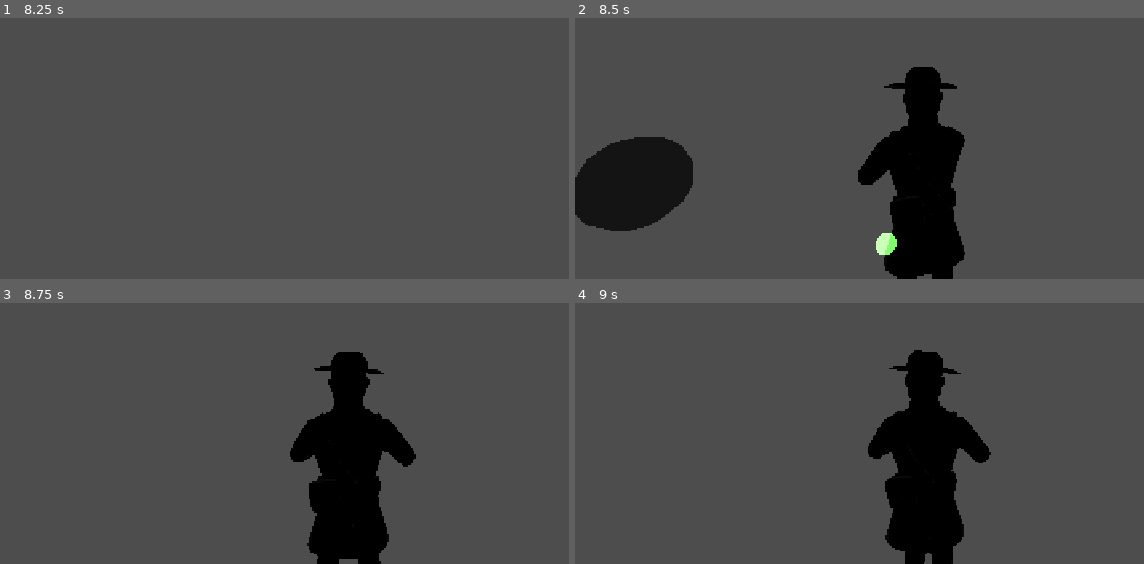
Above: before the commit, frames 1-4 (two rows, left to right).
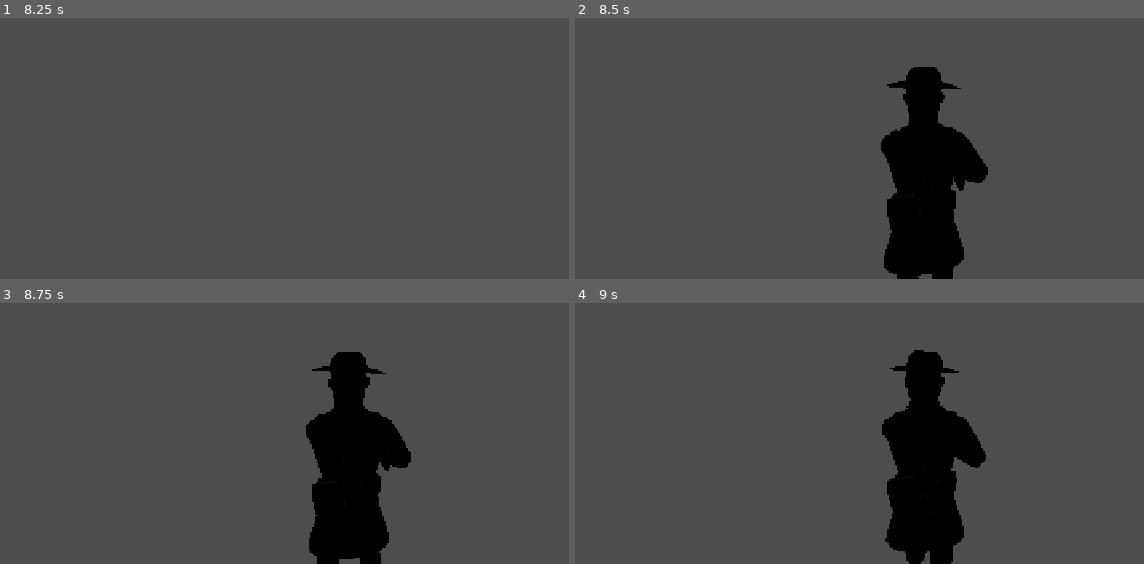
Above: after the commit, the same moments.

Repository: Betololo/WarChampions
Game: Godot game, scene res://tests/test_runner.tscn
The game is run twice, just before and just after one commit, with the same random seed, the same clock (stepped at 60 frames per second) and the same inputs. This scene is started directly instead of the project's main scene.
Inputs (mouse positions are in pixels of both pictures, inside the frame that each line leads up to):
- Up to frame 1 (8.25 s): tap Enter at 0.5, 2, 3.5 s; move the mouse to (443, 51) at 0.52 s; hold W 0.53-5.78 s; tap P at 0.6 s; click (443, 51) at 0.67 s; tap Space at 0.77, 1.07, 1.25, 1.52, 1.82, 2.75, 3.02, 3.32, 3.77, 4.07, 4.25, 4.52, 4.82, 6.02, 6.32, 6.77, 7.07, 7.52, 7.82 s; move the mouse to (358, 54) at 1.27 s; tap M at 1.35 s; move the mouse to (421, 46) at 2.02 s; tap 5 at 2.1 s; move the mouse to (392, 62) at 2.77 s; tap 6 at 2.85 s; click (392, 62) at 2.92 s; move the mouse to (460, 59) at 3.52 s; tap 7 at 3.6 s; move the mouse to (341, 49) at 4.27 s; tap 8 at 4.35 s; move the mouse to (409, 54) at 5.02 s; tap 9 at 5.1 s; click (409, 54) at 5.17 s; move the mouse to (369, 44) at 5.77 s; hold D 5.78-6.53 s; tap 0 at 5.85 s; move the mouse to (443, 51) at 6.52 s; hold W from 6.53 s (still down); tap Z at 6.6 s; move the mouse to (358, 54) at 7.27 s; tap X at 7.35 s; click (358, 54) at 7.42 s; move the mouse to (421, 46) at 8.02 s; tap V at 8.1 s
- Up to frame 2 (8.5 s): keep holding W
- Up to frame 3 (8.75 s): keep holding W
- Up to frame 4 (9 s): move the mouse to (967, 347) at 8.77 s; release W at 8.78 s; hold A from 8.78 s (still down); tap B at 8.85 s

Frame 1 is identical in both runs. In frame 2, 7.6% of the frame differs, in the area x 0-73%, y 18-100%; in frame 3, 0.8%; in frame 4, 0.7%.

Commit message:
fix(phase10): resolve ENet slot/sixth-sense sync, cleave/explosion occlusion, poison VFX, and APC polish

Diff:
--- a/core/main_game.gd
+++ b/core/main_game.gd
@@ -540,9 +540,10 @@
 				hero.skill_manager.step_server(delta, hero.latest_server_input, combat_ctx)
 
 			if hero.current_vehicle_id < 0 and not hero.weapons.is_empty():
-				var slot: int = clampi(hero.latest_server_input.selected_weapon_slot, 0, hero.weapons.size() - 1)
-				hero.selected_weapon_slot = slot
-				var w: WeaponBase = hero.weapons[slot] as WeaponBase
+				var incoming_slot: int = clampi(hero.latest_server_input.selected_weapon_slot, 0, hero.weapons.size() - 1)
+				if hero.should_apply_client_weapon_slot(incoming_slot, hero.latest_server_input.tick):
+					hero.selected_weapon_slot = incoming_slot
+				var w: WeaponBase = hero.weapons[hero.selected_weapon_slot] as WeaponBase
 				if w != null:
 					var was_reloading: bool = w.is_reloading
 					w.step_timers(delta, hero.latest_server_input)
@@ -562,7 +563,9 @@
 					hero.current_vehicle_id,
 					hero.current_seat_index,
 					hero.knockback_seq,
-					hero.active_buffs
+					hero.active_buffs,
+					hero.selected_weapon_slot,
+					hero.forced_weapon_seq
 				)
 				NetworkManager.send_authoritative_state(hero.entity_id, packed)
 
--- a/core/network/net_serializer.gd
+++ b/core/network/net_serializer.gd
@@ -107,7 +107,9 @@
 	vehicle_id: int,
 	seat_idx: int,
 	knockback_seq: int,
-	buffs: int = 0
+	buffs: int = 0,
+	weapon_slot: int = -1,
+	forced_weapon_seq: int = 0
 ) -> PackedByteArray:
 	var buf := StreamPeerBuffer.new()
 	buf.put_u32(ack_tick)
@@ -124,6 +126,8 @@
 	buf.put_8(clampi(seat_idx, -1, 127))
 	buf.put_u8(knockback_seq & 0xFF)
 	buf.put_u16(buffs & 0xFFFF)
+	buf.put_8(clampi(weapon_slot, -1, 127))
+	buf.put_u8(forced_weapon_seq & 0xFF)
 	return buf.data_array
 
 
@@ -141,6 +145,8 @@
 	var seat_idx: int = buf.get_8()
 	var knockback_seq: int = buf.get_u8()
 	var buffs: int = buf.get_u16() if bytes.size() >= 40 else 0
+	var weapon_slot: int = buf.get_8() if bytes.size() >= 41 else -1
+	var forced_weapon_seq: int = buf.get_u8() if bytes.size() >= 42 else 0
 	return {
 		"ack_tick": ack_tick,
 		"pos": pos,
@@ -152,6 +158,8 @@
 		"seat_idx": seat_idx,
 		"knockback_seq": knockback_seq,
 		"buffs": buffs,
+		"weapon_slot": weapon_slot,
+		"forced_weapon_seq": forced_weapon_seq,
 	}
 
 
--- a/entities/characters/hero_character.gd
+++ b/entities/characters/hero_character.gd
@@ -56,6 +56,11 @@
 var aim_pitch: float = 0.0
 var selected_weapon_slot: int = 0
 var _last_weapon_slot: int = 1
+var forced_weapon_seq: int = 0
+var _last_forced_weapon_seq: int = 0
+var _pending_forced_slot: int = -1
+var _pending_forced_from_slot: int = -1
+var _pending_forced_cmd_tick: int = -1
 var _prev_seat_keys: int = 0
 var current_vehicle_id: int = -1
 var current_seat_index: int = -1
@@ -774,7 +779,11 @@
 		_hips_pivot.rotation.x = 0.0
 		if current_seat_pose == "hidden":
 			return
-		var can_shoot_seat: bool = current_seat_can_shoot or current_seat_index > 0
+		var veh: VehicleBase = _resolve_current_vehicle()
+		var cur_seat: VehicleBase.SeatSlot = veh.get_seat(current_seat_index) if veh != null else null
+		var can_shoot_seat: bool = cur_seat.can_shoot if cur_seat != null else (current_seat_can_shoot or current_seat_index > 0)
+		if cur_seat != null and cur_seat.follow_turret:
+			can_shoot_seat = false
 		if _held_weapon_root != null:
 			_held_weapon_root.visible = can_shoot_seat
 		if current_seat_pose == "sit":
@@ -797,7 +806,6 @@
 			_head_pivot.rotation.y = 0.0
 			_pose_held_weapon_and_arms(0.0, fire_blend, kick, reloading)
 		else:
-			var veh: VehicleBase = _resolve_current_vehicle()
 			if veh != null:
 				var veh_fwd: Vector3 = -veh.global_transform.basis.z
 				var veh_yaw: float = atan2(-veh_fwd.x, -veh_fwd.z)
@@ -1248,6 +1256,36 @@
 	selected_weapon_slot = clamped
 
 
+## Forces a server-authoritative weapon switch (e.g. Poisoned Blade) and holds it against stale in-flight client inputs.
+func force_server_weapon_slot(target_slot: int, cmd_tick: int = -1) -> void:
+	var max_slot: int = maxi(0, weapons.size() - 1)
+	var clamped: int = clampi(target_slot, 0, max_slot)
+	var prev_slot: int = selected_weapon_slot
+	switch_weapon_slot(clamped)
+	forced_weapon_seq = (forced_weapon_seq + 1) & 0xFF
+	if forced_weapon_seq == 0:
+		forced_weapon_seq = 1
+	_pending_forced_slot = clamped
+	_pending_forced_from_slot = prev_slot
+	_pending_forced_cmd_tick = cmd_tick
+
+
+## Returns true if the incoming client weapon slot should overwrite selected_weapon_slot.
+func should_apply_client_weapon_slot(incoming_slot: int, cmd_tick: int) -> bool:
+	if _pending_forced_slot < 0:
+		return true
+	if incoming_slot == _pending_forced_slot:
+		_pending_forced_slot = -1
+		return true
+	if _pending_forced_cmd_tick >= 0 and cmd_tick > _pending_forced_cmd_tick + 45:
+		_pending_forced_slot = -1
+		return true
+	if _pending_forced_cmd_tick >= 0 and cmd_tick > _pending_forced_cmd_tick and incoming_slot != _pending_forced_from_slot:
+		_pending_forced_slot = -1
+		return true
+	return false
+
+
 func quick_switch_last_weapon() -> void:
 	var w_count: int = weapons.size()
 	if w_count <= 1:
@@ -1284,7 +1322,8 @@
 
 	aim_yaw = cmd.aim_yaw
 	aim_pitch = cmd.aim_pitch
-	selected_weapon_slot = cmd.selected_weapon_slot
+	if should_apply_client_weapon_slot(cmd.selected_weapon_slot, cmd.tick):
+		selected_weapon_slot = clampi(cmd.selected_weapon_slot, 0, weapons.size() - 1) if not weapons.is_empty() else cmd.selected_weapon_slot
 
 	_knockback_stun_timer = maxf(0.0, _knockback_stun_timer - delta)
 	if _knockback_stun_timer > 0.0 or velocity.y > 0.5:
@@ -1390,8 +1429,17 @@
 	elif cmd.move_dir.length_squared() > 0.05 or not grounded:
 		is_emoting = false
 
-	# Update flags bitmask
-	active_flags = 0
+	# Update flags bitmask while preserving server-synced status bits
+	const PRESERVED_STATUS_FLAGS: int = (
+		NetSerializer.SNAP_BURNING
+		| NetSerializer.SNAP_POISONED
+		| NetSerializer.SNAP_SPEED_BOOST
+		| NetSerializer.SNAP_SIXTH_SENSE
+		| NetSerializer.SNAP_EAT_GRENADES
+		| NetSerializer.SNAP_MARKED_TARGET
+		| NetSerializer.SNAP_KEG_CONCUSSED
+	)
+	active_flags &= PRESERVED_STATUS_FLAGS
 	if is_on_floor():
 		active_flags |= NetSerializer.SNAP_GROUNDED
 	if is_parachuting:
@@ -1606,6 +1654,26 @@
 	var auth_vel: Vector3 = state.get("vel", velocity)
 	var auth_flags: int = int(state.get("flags", 0))
 	active_buffs = int(state.get("buffs", active_buffs))
+	const AUTH_STATUS_MASK: int = (
+		NetSerializer.SNAP_STEALTHED
+		| NetSerializer.SNAP_SHIELDED
+		| NetSerializer.SNAP_BURNING
+		| NetSerializer.SNAP_POISONED
+		| NetSerializer.SNAP_SPEED_BOOST
+		| NetSerializer.SNAP_SIXTH_SENSE
+		| NetSerializer.SNAP_EAT_GRENADES
+		| NetSerializer.SNAP_MARKED_TARGET
+		| NetSerializer.SNAP_KEG_CONCUSSED
+	)
+	active_flags = (active_flags & ~AUTH_STATUS_MASK) | (auth_flags & AUTH_STATUS_MASK)
+	is_stealthed = (auth_flags & NetSerializer.SNAP_STEALTHED) != 0
+	var auth_weapon_slot: int = int(state.get("weapon_slot", -1))
+	var auth_forced_seq: int = int(state.get("forced_weapon_seq", 0))
+	var forced_weapon_applied: bool = false
+	if auth_forced_seq != _last_forced_weapon_seq and auth_weapon_slot >= 0:
+		_last_forced_weapon_seq = auth_forced_seq
+		switch_weapon_slot(auth_weapon_slot)
+		forced_weapon_applied = true
 	hp = int(state.get("hp", hp))
 	shield = int(state.get("shield", shield))
 	var prev_vid: int = current_vehicle_id
@@ -1686,6 +1754,8 @@
 			is_on_floor(),
 			entry.prev_jump_held
 		)
+	if forced_weapon_applied and auth_weapon_slot >= 0:
+		selected_weapon_slot = clampi(auth_weapon_slot, 0, maxi(0, weapons.size() - 1))
 
 	if err_dist <= 4.0:
 		var new_delta: Vector3 = old_visual_pos - global_position
@@ -1828,6 +1898,7 @@
 	is_defeated = false
 	collision_layer = 2
 	reset_weapons_full()
+	_pending_forced_slot = -1
 	_defeat_elapsed = 0.0
 	_airborne_fall_time = 0.0
 	_knockback_stun_timer = 0.0
--- a/entities/skills/commando_skills.gd
+++ b/entities/skills/commando_skills.gd
@@ -114,9 +114,7 @@
 			if owner_hero.status_effects != null:
 				owner_hero.status_effects.activate_poisoned_blade(10.0 + float(rank) * 3.0, 8.0 + float(rank))
 				if owner_hero.weapons.size() > 1 and (owner_hero.weapons[1] as WeaponBase).weapon_kind == WeaponBase.WeaponKind.KNIFE:
-					owner_hero.switch_weapon_slot(1)
-					if cmd != null:
-						cmd.selected_weapon_slot = 1
+					owner_hero.force_server_weapon_slot(1, cmd.tick if cmd != null else -1)
 				return true
 			return false
 
--- a/entities/skills/status_effect_container.gd
+++ b/entities/skills/status_effect_container.gd
@@ -539,6 +539,8 @@
 	if h == null or not is_instance_valid(h) or h.is_defeated:
 		return false
 	if (h.active_flags & NetSerializer.SNAP_SIXTH_SENSE) != 0:
+		return true
+	if (h.active_buffs & NetSerializer.BUFF_SIXTH_SENSE) != 0:
 		return true
 	return h.status_effects != null and h.status_effects.sixth_sense_timer > 0.0
 
--- a/entities/vehicles/vehicle_apc.gd
+++ b/entities/vehicles/vehicle_apc.gd
@@ -46,7 +46,8 @@
 	_apply_arcade_drive(delta, drv_cmd, MAX_SPEED, ACCEL, STEER_RATE, LATERAL_GRIP, IDLE_DRAG, 0.65)
 	var throttle: float = -drv_cmd.move_dir.y if drv_cmd != null else 0.0
 	_assist_curb_climb(throttle, 2.5, 0.55)
-	_process_roadkill(driver, context, Vector2(1.35, 2.45), 5.5)
+	if driver != null:
+		_process_roadkill(driver, context, Vector2(1.35, 2.45), 5.5)
 
 	var heroes_by_id: Dictionary = context.get("heroes_by_id", _last_heroes_by_id)
 	var gunner: HeroCharacter = get_gunner_hero(heroes_by_id)
--- a/entities/vehicles/vehicle_base.gd
+++ b/entities/vehicles/vehicle_base.gd
@@ -131,11 +131,14 @@
 	return not is_aircraft() and not is_watercraft() and vehicle_type != VehicleType.AA_GUN
 
 
+func _get_world_y() -> float:
+	return global_position.y if is_inside_tree() else position.y
+
+
 func is_submerged_in_water() -> bool:
 	if not is_ground_vehicle():
 		return false
-	var cur_y: float = global_position.y if is_inside_tree() else position.y
-	return cur_y <= HeroCharacter.WATER_LEVEL - 0.35
+	return _get_world_y() <= HeroCharacter.WATER_LEVEL - 0.35
 
 
 func _setup_vehicle_stats_and_seats() -> void:
@@ -511,7 +514,7 @@
 		return
 	if is_submerged_in_water():
 		_water_submerge_timer += delta
-		if (global_position.y if is_inside_tree() else position.y) <= HeroCharacter.WATER_LEVEL - 0.70 or _water_submerge_timer >= 0.40:
+		if _get_world_y() <= HeroCharacter.WATER_LEVEL - 0.70 or _water_submerge_timer >= 0.40:
 			hp = 0
 			_on_destroyed(-1)
 			return
--- a/entities/weapons/hitscan_weapon.gd
+++ b/entities/weapons/hitscan_weapon.gd
@@ -126,6 +126,8 @@
 			var max_cleave_dist: float = max_range_m + 0.55
 			var best_melee_dist: float = max_cleave_dist + 0.01
 			var best_melee_enemy: HeroCharacter = null
+			var cleave_space: PhysicsDirectSpaceState3D = owner_hero.get_world_3d().direct_space_state if owner_hero.is_inside_tree() and owner_hero.get_world_3d() != null else null
+			var cleave_exclude: Array[RID] = [owner_hero.get_rid()]
 			for hid_key in heroes_by_id.keys():
 				var cand: HeroCharacter = heroes_by_id[hid_key] as HeroCharacter
 				if cand == null or not is_instance_valid(cand) or cand.is_defeated:
@@ -141,6 +143,16 @@
 				var to_cand_xz := Vector3(cand_pos.x - owner_pos.x, 0.0, cand_pos.z - owner_pos.z)
 				if to_cand_xz.length_squared() > 0.0001 and to_cand_xz.normalized().dot(shot_xz) < 0.45:
 					continue
+				if cleave_space != null and owner_pos.distance_squared_to(cand_pos) > 0.001:
+					var wall_q := PhysicsRayQueryParameters3D.create(
+						owner_pos + Vector3(0.0, 1.15, 0.0),
+						cand_pos + Vector3(0.0, 1.15, 0.0),
+						1,
+						cleave_exclude
+					)
+					var wall_hit: Dictionary = cleave_space.intersect_ray(wall_q)
+					if not wall_hit.is_empty():
+						continue
 				if d < best_melee_dist:
 					best_melee_dist = d
 					best_melee_enemy = cand
@@ -254,9 +266,13 @@
 			var init_pdmg: int = maxi(1, int(roundf(owner_hero.status_effects.get_poison_dps() * 0.5)))
 			var p_dealt: int = victim.apply_damage_server(init_pdmg, owner_hero.entity_id, false, false, true)
 			dealt += p_dealt
-			dmg += init_pdmg
+			if p_dealt > 0:
+				dmg += p_dealt
 			var v_pos: Vector3 = victim.global_position if victim.is_inside_tree() else victim.position
-			StatusEffectsVFX.spawn_cartoon_burst(owner_hero.get_parent(), v_pos + Vector3(0.0, 1.1, 0.0), "heal", 0.85)
+			NetworkManager.broadcast_game_event("hit_vfx", {
+				"pos": v_pos + Vector3(0.0, 1.1, 0.0),
+				"kind": "heal",
+			})
 
 	# Frenzy Fire: Every 4th accurate MG hit heals Gunner
 	if weapon_kind == WeaponKind.MG and owner_hero.status_effects != null and owner_hero.status_effects.has_method("has_frenzy_fire") and owner_hero.status_effects.has_frenzy_fire():
--- a/entities/weapons/projectile_entity.gd
+++ b/entities/weapons/projectile_entity.gd
@@ -377,8 +377,11 @@
 						var ray_to: Vector3 = h.global_position + Vector3(0.0, 1.25, 0.0)
 						var occ_q := PhysicsRayQueryParameters3D.create(ray_from, ray_to, 1)
 						var occ_hit: Dictionary = occ_space.intersect_ray(occ_q)
-						if not occ_hit.is_empty() and absf((occ_hit.get("normal", Vector3.UP) as Vector3).y) < 0.45:
-							continue
+						if not occ_hit.is_empty():
+							var occ_normal: Vector3 = occ_hit.get("normal", Vector3.UP)
+							var is_curb_or_ground: bool = occ_normal.y >= 0.45 and absf(h.global_position.y - global_position.y) < 1.8
+							if not is_curb_or_ground:
+								continue
 				var falloff: float = clampf(1.0 - (eff_dist / splash_radius) * 0.55, 0.45, 1.0)
 				var horiz_vec := Vector3(h.global_position.x - global_position.x, 0.0, h.global_position.z - global_position.z)
 				var horiz_dir: Vector3 = horiz_vec.normalized() if horiz_vec.length_squared() > 0.001 else Vector3.FORWARD
--- a/tests/test_runner.gd
+++ b/tests/test_runner.gd
@@ -5043,6 +5043,7 @@
 
 
 func _test_phase10_all_8_items() -> void:
+	NetworkManager.shutdown_network()
 	var arena := Node3D.new()
 	add_child(arena)
 
@@ -5125,26 +5126,93 @@
 	sniper_h.global_position = Vector3(0.0, 0.0, 0.0)
 	sniper_h.switch_weapon_slot(0)
 	var pb_cmd := InputCmd.new()
+	pb_cmd.tick = 200
 	pb_cmd.aim_yaw = 0.0
 	pb_cmd.aim_pitch = 0.0
 	pb_cmd.selected_weapon_slot = 0
-	var pb_exec_ok: bool = sniper_h.skill_manager._execute_class_skill(2, 5, pb_cmd, p10_ctx)
-	var auto_knife_ok: bool = (sniper_h.selected_weapon_slot == 1 and pb_cmd.selected_weapon_slot == 1)
+	pb_cmd.set_button(InputCmd.BTN_SKILL_3, true)
+	sniper_h.latest_server_input = pb_cmd
+	var pb_heal_vfx_seen: Array[bool] = [false]
+	var pb_vfx_cb := func(ev_type: String, payload: Dictionary) -> void:
+		if ev_type == "hit_vfx" and str(payload.get("kind", "")) == "heal":
+			pb_heal_vfx_seen[0] = true
+	NetworkManager.game_event_received.connect(pb_vfx_cb)
+	sniper_h.skill_manager.step_server(1.0 / 60.0, sniper_h.latest_server_input, p10_ctx)
+	var pb_exec_ok: bool = sniper_h.status_effects.has_poisoned_blade()
+	var incoming_same_tick: int = clampi(sniper_h.latest_server_input.selected_weapon_slot, 0, sniper_h.weapons.size() - 1)
+	if sniper_h.should_apply_client_weapon_slot(incoming_same_tick, sniper_h.latest_server_input.tick):
+		sniper_h.selected_weapon_slot = incoming_same_tick
+	var auto_knife_ok: bool = (sniper_h.selected_weapon_slot == 1 and pb_cmd.selected_weapon_slot == 0)
 	var hp_before_cleave: int = target_s.hp
 	var knife_w: WeaponBase = sniper_h.weapons[1] as WeaponBase
 	knife_w.fire_server(pb_cmd, p10_ctx)
+	NetworkManager.game_event_received.disconnect(pb_vfx_cb)
 	var hp_after_cleave: int = target_s.hp
 	var immediate_poison_ok: bool = (
 		hp_after_cleave <= hp_before_cleave - 50
 		and target_s.status_effects.is_poisoned()
 		and (target_s.active_flags & NetSerializer.SNAP_POISONED) != 0
+		and pb_heal_vfx_seen[0]
 	)
 	for _pt in range(40):
 		target_s.status_effects._physics_process(0.016)
-	var dot_tick_ok: bool = target_s.hp < hp_after_cleave
-	_assert(
-		pb_exec_ok and auto_knife_ok and immediate_poison_ok and dot_tick_ok,
-		"Phase 10.2: Poisoned Blade auto-equips Knife, melee cleave cone hits off-axis target (%d->%d->%d), and applies immediate + DoT SNAP_POISONED" % [hp_before_cleave, hp_after_cleave, target_s.hp]
+	var hp_after_dot: int = target_s.hp
+	var dot_tick_ok: bool = hp_after_dot < hp_after_cleave
+
+	# Verify remote ENet client Poisoned Blade weapon_slot sync & stale InputCmd protection
+	var stale_cmd := InputCmd.new()
+	stale_cmd.tick = 201
+	stale_cmd.selected_weapon_slot = 0
+	sniper_h.latest_server_input = stale_cmd
+	var incoming_next_tick: int = clampi(sniper_h.latest_server_input.selected_weapon_slot, 0, sniper_h.weapons.size() - 1)
+	if sniper_h.should_apply_client_weapon_slot(incoming_next_tick, sniper_h.latest_server_input.tick):
+		sniper_h.selected_weapon_slot = incoming_next_tick
+	sniper_h.simulate_movement(stale_cmd, 1.0 / 60.0)
+	var server_holds_knife_ok: bool = (sniper_h.selected_weapon_slot == 1)
+	var auth_pb_bytes: PackedByteArray = NetSerializer.pack_authoritative_state(
+		200, sniper_h.global_position, Vector3.ZERO, sniper_h.active_flags,
+		sniper_h.hp, sniper_h.shield, -1, -1, 0, sniper_h.active_buffs,
+		sniper_h.selected_weapon_slot, sniper_h.forced_weapon_seq
+	)
+	var auth_pb_dec: Dictionary = NetSerializer.unpack_authoritative_state(auth_pb_bytes)
+	var remote_com := HeroCharacter.new()
+	remote_com.setup_identity(10009, "RemoteCom", NetworkManager.TEAM_ROYAL, NetworkManager.CLASS_COMMANDO, 0, true, false)
+	arena.add_child(remote_com)
+	remote_com.switch_weapon_slot(0)
+	remote_com.reconcile_with_server(auth_pb_dec)
+	var remote_synced_knife_ok: bool = (remote_com.selected_weapon_slot == 1)
+	var ack_cmd := InputCmd.new()
+	ack_cmd.tick = 202
+	ack_cmd.selected_weapon_slot = 1
+	sniper_h.simulate_movement(ack_cmd, 1.0 / 60.0)
+	var back_cmd := InputCmd.new()
+	back_cmd.tick = 203
+	back_cmd.selected_weapon_slot = 0
+	sniper_h.simulate_movement(back_cmd, 1.0 / 60.0)
+	var manual_switch_back_ok: bool = (sniper_h.selected_weapon_slot == 0)
+	remote_com.queue_free()
+
+	# Verify Layer-1 wall blocks melee cleave cone fallback
+	var melee_wall := StaticBody3D.new()
+	melee_wall.collision_layer = 1
+	var mw_col := CollisionShape3D.new()
+	var mw_box := BoxShape3D.new()
+	mw_box.size = Vector3(4.0, 3.0, 0.3)
+	mw_col.shape = mw_box
+	mw_col.position = Vector3(0.35, 1.5, -1.0)
+	melee_wall.add_child(mw_col)
+	arena.add_child(melee_wall)
+	target_s.respawn_at(Vector3(0.70, 0.0, -1.95), 0.0)
+	await get_tree().physics_frame
+	var hp_before_walled_cleave: int = target_s.hp
+	knife_w.fire_server(pb_cmd, p10_ctx)
+	var melee_wall_blocked_ok: bool = (target_s.hp == hp_before_walled_cleave)
+	melee_wall.queue_free()
+
+	_assert(
+		pb_exec_ok and auto_knife_ok and immediate_poison_ok and dot_tick_ok
+		and server_holds_knife_ok and remote_synced_knife_ok and manual_switch_back_ok and melee_wall_blocked_ok,
+		"Phase 10.2: Poisoned Blade auto-equips Knife (syncs remote client), broadcasts heal VFX, melee cleave hits (%d->%d->%d), and Layer-1 wall blocks cleave" % [hp_before_cleave, hp_after_cleave, hp_after_dot]
 	)
 
 	# 3. Commando Stealth 10m detection radius, enemy reveal cloak_val <= 0.15, and local Commando uncloak within 10m
@@ -5273,6 +5341,17 @@
 		apc.step_vehicle_server(1.0 / 60.0, apc_heroes, apc_ctx)
 		apc._process(1.0 / 60.0)
 	var apc_mg_dealt: int = victim_hp_before - apc_victim.hp
+	apc_gun._animate_character(1.0 / 60.0)
+	var apc_gunner_hides_personal_wep: bool = (apc_gun._held_weapon_root == null or not apc_gun._held_weapon_root.visible)
+
+	var apc_drv_enclosed_while_seated: bool = (apc.get_driver_hero(apc_heroes) == apc_drv and VehicleBase.is_hero_enclosed(apc_drv, {911: apc}))
+
+	# Solo gunner without driver must step cleanly without null errors and still fire turret MG
+	apc.exit_hero(apc_drv)
+	apc._driver_fire_cd = 0.0
+	var victim_hp_before_solo: int = apc_victim.hp
+	apc.step_vehicle_server(1.0 / 60.0, apc_heroes, apc_ctx)
+	var solo_gunner_mg_ok: bool = (apc.get_driver_hero(apc_heroes) == null and apc_victim.hp < victim_hp_before_solo)
 
 	var apc_mis: Array[MeshInstance3D] = []
 	_collect_mesh_instances(apc._visual_root, apc_mis)
@@ -5287,17 +5366,18 @@
 
 	_assert(
 		apc.seats.size() == 2 and apc_s0 == 0 and apc_s1 == 1
-		and apc.get_driver_hero(apc_heroes) == apc_drv and apc.get_gunner_hero(apc_heroes) == apc_gun
-		and VehicleBase.is_hero_enclosed(apc_drv, {911: apc}) and not VehicleBase.is_hero_enclosed(apc_gun, {911: apc})
+		and apc_drv_enclosed_while_seated
+		and apc.get_gunner_hero(apc_heroes) == apc_gun
+		and not VehicleBase.is_hero_enclosed(apc_drv, {911: apc}) and not VehicleBase.is_hero_enclosed(apc_gun, {911: apc})
 		and apc.seats[1].follow_turret and absf(apc.turret_yaw - (-PI * 0.5)) < 0.02
 		and apc._turret_node != null and absf(apc._turret_node.rotation.y - apc._effective_turret_local_yaw()) < 0.05
 		and apc._barrel_pivot != null and apc._wheels.size() == 4
 		and apc_mg_dealt >= VehicleAPC.MG_HERO_DMG
+		and apc_gunner_hides_personal_wep and solo_gunner_mg_ok
 		and apc_bad_vol == 0 and apc_bad_alpha == 0
 		and HUDController.get_vehicle_display_name(VehicleBase.VehicleType.APC) == "BLINDADO",
-		"Phase 10.5: VehicleAPC enclosed driver + 360-deg turret gunner fires mounted MG (dealt=%d dmg), sculpted turret/wheels, and HUD BLINDADO" % apc_mg_dealt
-	)
-	apc.exit_hero(apc_drv)
+		"Phase 10.5: VehicleAPC enclosed driver + 360-deg turret gunner fires mounted MG (dealt=%d dmg), hides personal weapon, supports solo gunner, and HUD BLINDADO" % apc_mg_dealt
+	)
 	apc.exit_hero(apc_gun)
 
 	# 6. Ground vehicles (Jeep, Tank, Motorcycle, APC) stall & destroy in water (y <= -0.75) while Boat floats normally
@@ -5393,9 +5473,32 @@
 	for mk in hud10._marker_pool:
 		if mk.visible:
 			mate_markers += 1
-	_assert(
-		sensed_near_ok and sensed_far_ignored and distant_xray_ok and mate_markers == 1,
-		"Phase 10.7: Soldier Sixth Sense reveals 45m Stealthed Commando to 350m-distant teammate with HUD marker & X-Ray overlay (markers=%d)" % mate_markers
+
+	# Remote ENet Soldier with only active_buffs = BUFF_SIXTH_SENSE (no local timer, active_flags = 0)
+	var ss_remote_sol := HeroCharacter.new()
+	ss_remote_sol.setup_identity(10024, "P10RemoteSol", NetworkManager.TEAM_ROYAL, NetworkManager.CLASS_SOLDIER, 0, true, false)
+	arena.add_child(ss_remote_sol)
+	ss_remote_sol.global_position = Vector3(0.0, 0.1, 0.0)
+	ss_remote_sol.active_flags = 0
+	ss_remote_sol.active_buffs = NetSerializer.BUFF_SIXTH_SENSE
+	ss_remote_sol.status_effects.sixth_sense_timer = 0.0
+	var remote_buff_ss_ok: bool = (
+		StatusEffectContainer._hero_has_sixth_sense_active(ss_remote_sol)
+		and StatusEffectContainer.is_enemy_sensed_by_team(ss_stealth_enemy, NetworkManager.TEAM_ROYAL, {10024: ss_remote_sol, 10022: ss_stealth_enemy}, ss_remote_sol)
+	)
+	ss_remote_sol.reconcile_with_server({
+		"ack_tick": 1, "pos": ss_remote_sol.global_position, "vel": Vector3.ZERO,
+		"flags": NetSerializer.SNAP_SIXTH_SENSE, "hp": 110, "shield": 0,
+		"vehicle_id": -1, "seat_idx": -1, "knockback_seq": 0, "buffs": NetSerializer.BUFF_SIXTH_SENSE,
+	})
+	ss_remote_sol.simulate_movement(InputCmd.new(), 1.0 / 60.0)
+	var remote_flags_preserved_ok: bool = ((ss_remote_sol.active_flags & NetSerializer.SNAP_SIXTH_SENSE) != 0 and (ss_remote_sol.active_buffs & NetSerializer.BUFF_SIXTH_SENSE) != 0)
+	ss_remote_sol.queue_free()
+
+	_assert(
+		sensed_near_ok and sensed_far_ignored and distant_xray_ok and mate_markers == 1
+		and remote_buff_ss_ok and remote_flags_preserved_ok,
+		"Phase 10.7: Soldier Sixth Sense reveals 45m Stealthed Commando to 350m-distant teammate & remote Soldier via BUFF_SIXTH_SENSE (markers=%d)" % mate_markers
 	)
 
 	# 8. Explosives (BAZOOKA_ROCKET 8.0m, TNT_SATCHEL 9.0m, FRAG_GRENADE 7.5m) hit full splash radius without curb self-occlusion & launch upward (vy >= 9.0)
@@ -5441,9 +5544,26 @@
 		if exp_enemy.hp >= exp_enemy.max_hp or exp_enemy.velocity.y < 9.0:
 			all_exp_ok = false
 
-	_assert(
-		all_exp_ok,
-		"Phase 10.8: Bazooka (8.0m), TNT (9.0m), and Frag (7.5m) hit outer-radius targets across low curb without self-occlusion and launch upward (vy=%s)" % str(exp_vy_log)
+	# Horizontal ceiling/floor slab between stories (y_diff >= 2.0m) MUST occlude splash
+	var ceiling_body := StaticBody3D.new()
+	ceiling_body.collision_layer = 1
+	var ceiling_col := CollisionShape3D.new()
+	var ceiling_box := BoxShape3D.new()
+	ceiling_box.size = Vector3(8.0, 0.3, 8.0)
+	ceiling_col.shape = ceiling_box
+	ceiling_col.position = Vector3(70.0, 2.0, -3.0)
+	ceiling_body.add_child(ceiling_col)
+	arena.add_child(ceiling_body)
+	exp_enemy.respawn_at(Vector3(70.0, 2.5, -3.0), 0.0)
+	await get_tree().physics_frame
+	var ceil_proj := ProjectileEntity.spawn_server_projectile(ProjectileEntity.ProjectileKind.BAZOOKA_ROCKET, 10030, NetworkManager.TEAM_ROYAL, Vector3(70.0, 0.08, 0.0), Vector3.ZERO, exp_ctx, -1.0, arena)
+	ceil_proj._detonate()
+	var ceiling_occluded_ok: bool = (exp_enemy.hp == exp_enemy.max_hp and exp_enemy.velocity.length() < 0.01)
+	ceiling_body.queue_free()
+
+	_assert(
+		all_exp_ok and ceiling_occluded_ok,
+		"Phase 10.8: Bazooka (8.0m), TNT (9.0m), and Frag (7.5m) cross low curb (vy=%s), while horizontal ceiling slab occludes upstairs target" % str(exp_vy_log)
 	)
 
 	arena.queue_free()
